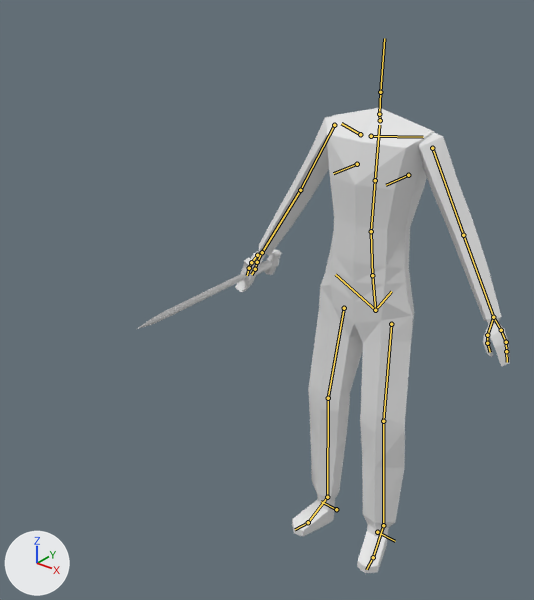
An edit to the Blender file salemstalker/Assets/3D/charatermodel/maincharacterblank.blend, drawn before and after from the same camera.
One viewpoint serves both versions: a camera (50 mm lens) standing at (1.14, -1.96, 2.09) and looking at (-0.16, -0.33, 1.08). The axes (+X, +Y, +Z) are drawn at lower left. The lights are the same throughout. The bones that bend it are drawn over the model as lines.
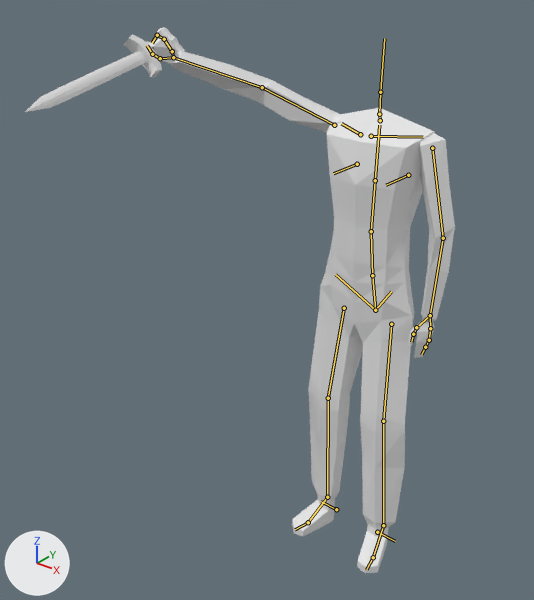
The newer file adds an action. The first version stands in its rest pose; the second is drawn at frame 1 of the action 'attack3'.

Where the change shows, as pixel boxes [x1, y1, x2, y2] in the pictures (534 x 600 px):
'Cube.002', posed (20% wider, 29% taller): before [251, 116, 509, 366]; after [146, 36, 455, 358]
'Cylinder', posed (10% wider, 6% taller): before [137, 249, 282, 329]; after [25, 27, 185, 112]
bone 'upper_arm.L', root to tip: before (432, 148) to (463, 235); after (432, 148) to (443, 238)
bone 'forearm.L', root to tip: before (463, 235) to (493, 317); after (443, 238) to (430, 315)
bone 'upper_arm.R', root to tip: before (334, 125) to (300, 190); after (334, 125) to (262, 87)
bone 'forearm.R', root to tip: before (300, 190) to (262, 252); after (262, 87) to (173, 57)
bone 'hand.R', root to tip: before (262, 252) to (257, 255); after (173, 57) to (172, 51)
bone 'hand.R.003', root to tip: before (257, 255) to (251, 262); after (172, 51) to (164, 39)
bone 'hand.R.002', root to tip: before (251, 262) to (249, 268); after (164, 39) to (157, 35)
bone 'hand.R.001', root to tip: before (249, 268) to (247, 275); after (157, 35) to (152, 43)
bone 'forearm.R.001', root to tip: before (262, 252) to (257, 262); after (173, 57) to (160, 58)

What the commit changed:
Bone 'upper_arm.L' (bone_upper_arm_l) turns from (0, 0, 0) to (-2, 0, -15) degrees about its own x, y and z.
Bone 'forearm.L' (bone_forearm_l) turns from (0, 0, 0) to (-3, 7, -18) degrees about its own x, y and z.
Bone 'upper_arm.R' (bone_upper_arm_r) turns from (0, 0, 0) to (32, 45, -61) degrees about its own x, y and z.
Bone 'forearm.R' (bone_forearm_r) turns from (0, 0, 0) to (19, -25, 15) degrees about its own x, y and z.
Bone 'hand.R' (bone_hand_r) turns from (0, 0, 0) to (59, -54, -81) degrees about its own x, y and z.
Bone 'hand.R.003' (bone_hand_r_003) moves from (0.0, 0.0, 0.0) to (-0.004, 0.0, 0.001).
Bone 'hand.R.003' (bone_hand_r_003) turns from (0, 0, 0) to (6, 29, 22) degrees about its own x, y and z.
Bone 'hand.R.002' (bone_hand_r_002) turns from (0, 0, 0) to (-7, 4, 22) degrees about its own x, y and z.
Bone 'hand.R.001' (bone_hand_r_001) turns from (0, 0, 0) to (0, 4, 66) degrees about its own x, y and z.
Bone 'forearm.R.001' (bone_forearm_r_001) moves from (0.0, 0.0, 0.0) to (0.003, -0.003, 0.001).
Bone 'forearm.R.001' (bone_forearm_r_001) turns from (0, 0, 0) to (-69, -32, 26) degrees about its own x, y and z.
